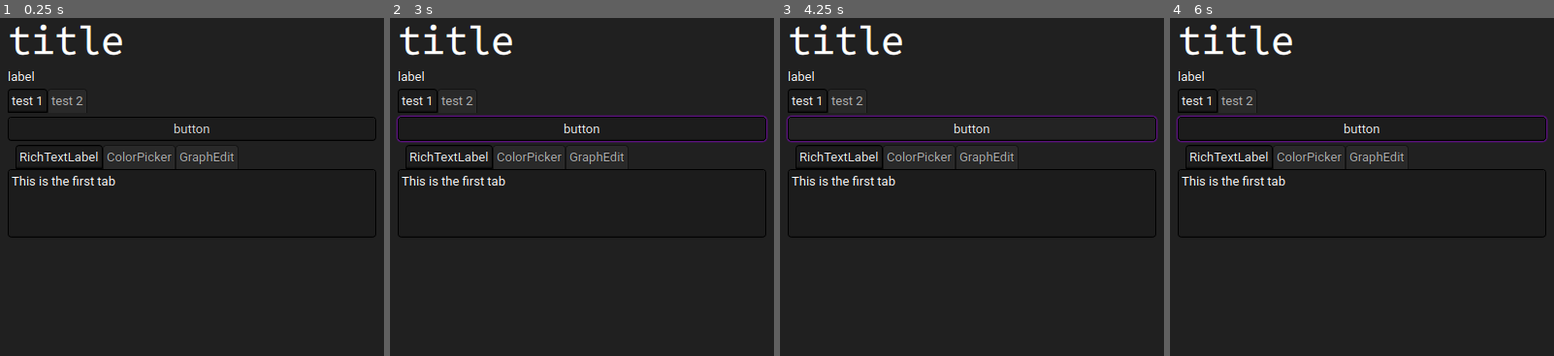
Above: before the commit, frames 1-4 (left to right).
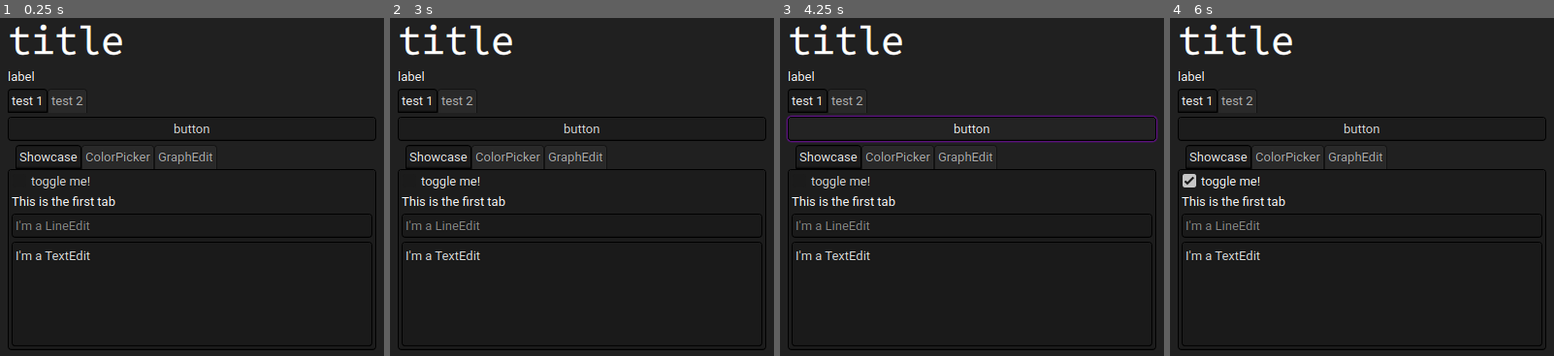
Above: after the commit, the same moments.

Repository: jxqu3/GodotGUITemplate
Game: Godot game, scene res://Scenes/main.tscn
Same seed, same stepped clock (60 frames per second), same inputs: the game is played once before the commit and once after it.
Inputs (mouse positions are in pixels of both pictures, inside the frame that each line leads up to):
- Up to frame 1 (0.25 s): no input
- Up to frame 2 (3 s): click (582, 180) at 0.5 s, where only the run after the commit has a clickable "toggle me!"; click "button" at 1.25 s; click "button" at 2 s; click (582, 180) at 2.75 s, where only the run after the commit has a clickable "toggle me!"
- Up to frame 3 (4.25 s): click "button" at 3.5 s
- Up to frame 4 (6 s): click (1362, 180) at 4.25 s, where only the run after the commit has a clickable "toggle me!"; tap Enter at 5 s; tap Space at 5.75 s

The runs differ from the first frame. In frame 1, 4.0% of the frame differs, in the area x 2-98%, y 37-99%; in frame 2, 5.1%; in frame 3, 4.0%; in frame 4, 5.2%, in the area x 1-99%, y 28-99%.

Commit message:
fixed checkbox

Diff:
--- a/Assets/theme.tres
+++ b/Assets/theme.tres
@@ -20,6 +20,19 @@
 [ext_resource type="StyleBox" uid="uid://5uj6ui4iimai" path="res://Assets/Stylebox/Panels/hovered_selected.tres" id="14_dv4i8"]
 [ext_resource type="StyleBox" uid="uid://bq06uqtw14r00" path="res://Assets/Stylebox/Panels/hovered_focus_selected.tres" id="15_6c1rt"]
 [ext_resource type="FontFile" uid="uid://dwah03p7n5twq" path="res://Assets/Fonts/Roboto[ital,wdth,wght].ttf" id="21_jjpr1"]
+
+[sub_resource type="StyleBoxEmpty" id="StyleBoxEmpty_7ogq2"]
+
+[sub_resource type="StyleBoxFlat" id="StyleBoxFlat_7ogq2"]
+bg_color = Color(0.60038817, 0.60038817, 0.60038817, 0)
+
+[sub_resource type="StyleBoxEmpty" id="StyleBoxEmpty_jjpr1"]
+
+[sub_resource type="StyleBoxEmpty" id="StyleBoxEmpty_mqa8c"]
+
+[sub_resource type="StyleBoxEmpty" id="StyleBoxEmpty_c73yj"]
+
+[sub_resource type="StyleBoxEmpty" id="StyleBoxEmpty_ljcvn"]
 
 [sub_resource type="StyleBoxFlat" id="StyleBoxFlat_jjpr1"]
 content_margin_left = 4.0
@@ -105,6 +118,14 @@
 Button/styles/hover = ExtResource("3_0y7oa")
 Button/styles/normal = ExtResource("3_f5r8q")
 Button/styles/pressed = ExtResource("5_c73yj")
+CheckBox/icons/checked = null
+CheckBox/icons/unchecked = null
+CheckBox/styles/disabled = SubResource("StyleBoxEmpty_7ogq2")
+CheckBox/styles/focus = SubResource("StyleBoxFlat_7ogq2")
+CheckBox/styles/hover = SubResource("StyleBoxEmpty_jjpr1")
+CheckBox/styles/hover_pressed = SubResource("StyleBoxEmpty_mqa8c")
+CheckBox/styles/normal = SubResource("StyleBoxEmpty_c73yj")
+CheckBox/styles/pressed = SubResource("StyleBoxEmpty_ljcvn")
 CheckButton/styles/hover_pressed = ExtResource("3_0y7oa")
 CheckButton/styles/normal = ExtResource("3_f5r8q")
 CheckButton/styles/pressed = ExtResource("3_f5r8q")
--- a/Scenes/main.tscn
+++ b/Scenes/main.tscn
@@ -70,10 +70,28 @@
 layout_mode = 2
 current_tab = 0
 
-[node name="RichTextLabel" type="RichTextLabel" parent="Demo/VBoxContainer/TabContainer"]
+[node name="Showcase" type="VBoxContainer" parent="Demo/VBoxContainer/TabContainer"]
+layout_mode = 2
+metadata/_tab_index = 0
+
+[node name="CheckBox" type="CheckBox" parent="Demo/VBoxContainer/TabContainer/Showcase"]
+layout_mode = 2
+text = "toggle me!"
+
+[node name="RichTextLabel" type="RichTextLabel" parent="Demo/VBoxContainer/TabContainer/Showcase"]
 layout_mode = 2
 text = "This is the first tab"
-metadata/_tab_index = 0
+fit_content = true
+
+[node name="LineEdit" type="LineEdit" parent="Demo/VBoxContainer/TabContainer/Showcase"]
+layout_mode = 2
+placeholder_text = "I'm a LineEdit"
+
+[node name="TextEdit" type="TextEdit" parent="Demo/VBoxContainer/TabContainer/Showcase"]
+custom_minimum_size = Vector2(0, 108.2)
+layout_mode = 2
+text = "I'm a TextEdit"
+placeholder_text = "yahoooooo!"
 
 [node name="ColorPicker" type="ColorPicker" parent="Demo/VBoxContainer/TabContainer"]
 visible = false
Not shown: 1 places in Assets/theme.tres that only renumber resources
